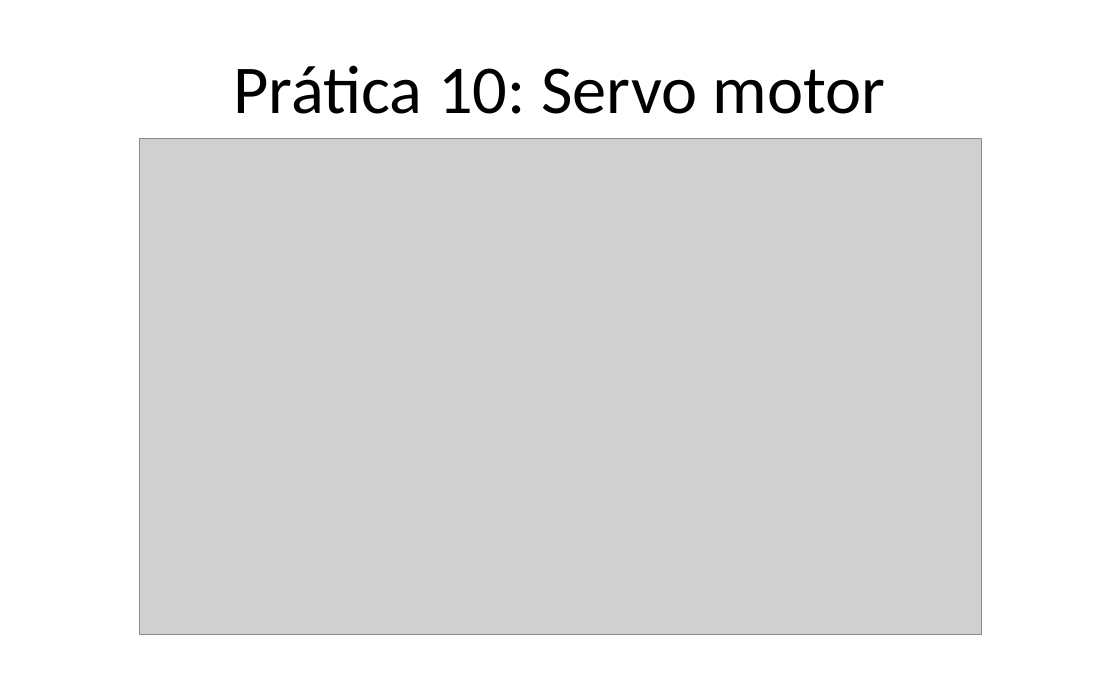
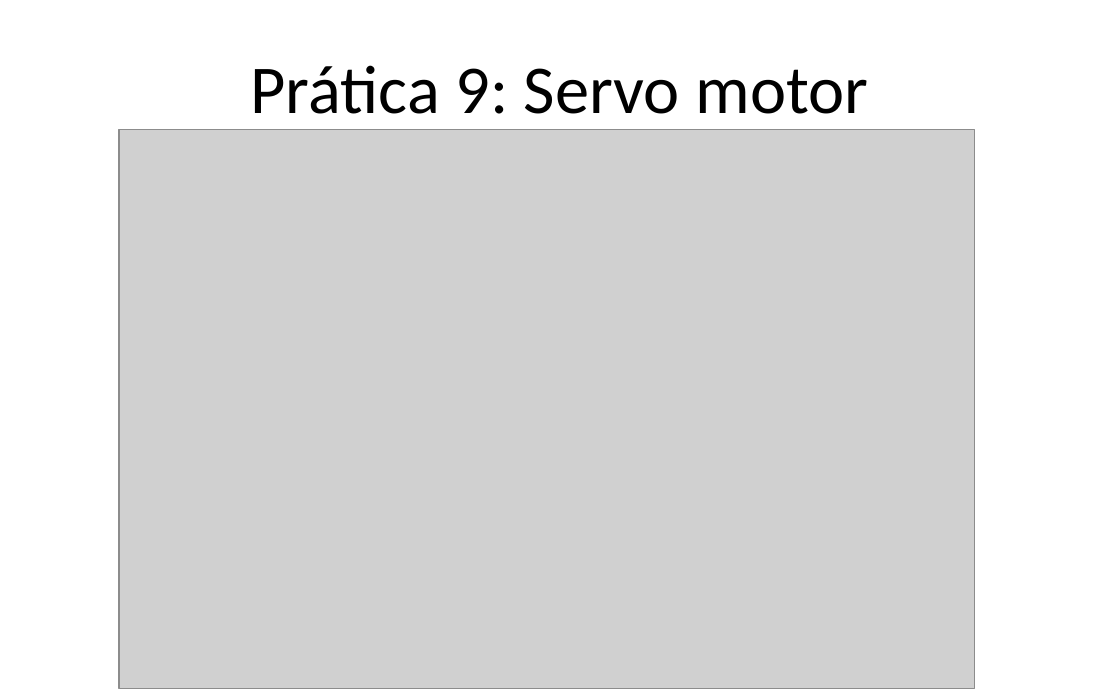
Before and after one commit to Gabrielgps25/Voluntariado-Arduino-Alpha, a slide deck: slide 33 of apresentacaoDeApoioArduinoIVoluntarios.pptx (slide 37 before the commit). Drawn at 1120x700 pixels with LibreOffice and Linux fonts; fonts in the diff are those of the drawing; grey boxes stand for pictures. Boxes give left, top, right and bottom in pixels: in the first picture for what was removed or moved away, otherwise in the second. Text is boxed around its words. In the diff, an @@ line names an element or a change of style, - is before the commit and + after.

```diff
--- a/apresentacaoDeApoioArduinoIVoluntarios.pptx
+++ b/apresentacaoDeApoioArduinoIVoluntarios.pptx
@@ title at bbox=[251, 65, 869, 130]: text changed @@
-Prática 10: Servo motor
+Prática 9: Servo motor
@@ picture: place and size @@
-picture at bbox=[139, 139, 981, 635]
+picture at bbox=[119, 130, 974, 689]
```
Also in this commit, not shown: 19 other slides changed, 2 slides added, 1 slide removed, 2 other files.
